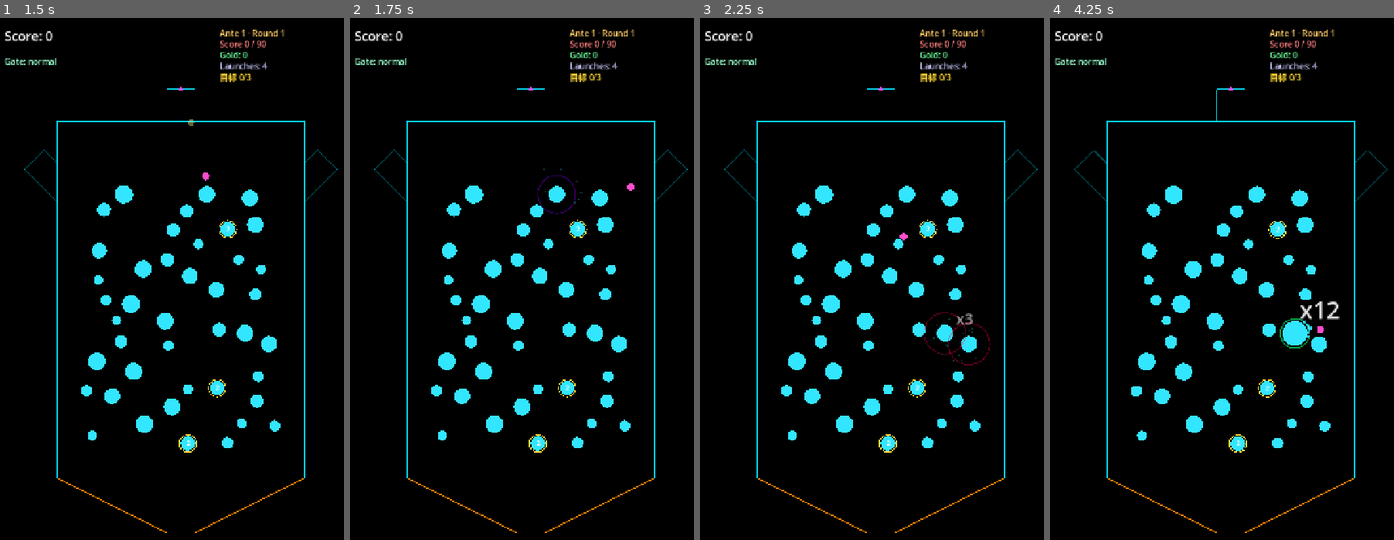
Above: before the commit, frames 1-4 (left to right).
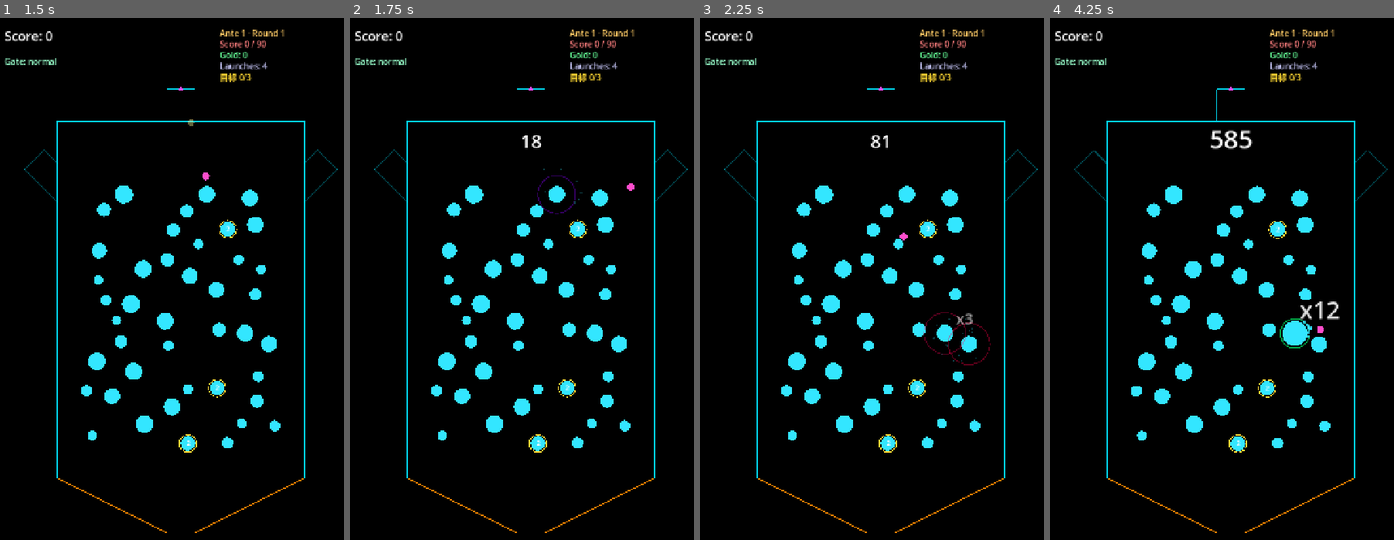
Above: after the commit, the same moments.

Repository: GencyZ/NeonPinball
Game: Godot game, scene res://scenes/main_menu.tscn
The game is run twice, just before and just after one commit, with the same random seed, the same clock (stepped at 60 frames per second) and the same inputs.
Inputs (mouse positions are in pixels of both pictures, inside the frame that each line leads up to):
- Up to frame 1 (1.5 s): click "Start Run" at 0.5 s; tap Enter at 1.25 s; move the mouse to (261, 294) at 1.27 s; hold D from 1.28 s (still down); tap Space at 1.35 s; click (261, 294) at 1.42 s
- Up to frame 2 (1.75 s): keep holding D; tap Space at 1.52 s
- Up to frame 3 (2.25 s): tap Space at 1.82 s; release D at 2 s; drag from (806, 357) to (861, 451) at 2.02 s
- Up to frame 4 (4.25 s): move the mouse to (1266, 190) at 2.77 s; hold D 2.78-3.5 s; tap Alt at 2.85 s; click (1266, 190) at 2.92 s; tap Space at 3.05 s; drag from (1211, 451) to (1118, 232) at 3.52 s

Frame 1 is identical in both runs. In frame 2, less than 0.1% of the frame differs, in the area x 50-56%, y 22-26%; in frame 3, less than 0.1%; in frame 4, 0.3%, in the area x 46-59%, y 21-26%.

Commit message:
feat: live per-launch score ticker drawn above board
Co-Authored-By: Claude Sonnet 4.6 <noreply@anthropic.com>

Diff:
--- a/game/view/board_view.gd
+++ b/game/view/board_view.gd
@@ -12,6 +12,7 @@
 const SaveSystemScript := preload("res://run/save_system.gd")
 const JuiceControllerScript := preload("res://juice/juice_controller.gd")
 const ComboScoreScript := preload("res://scoring/combo_score.gd")
+const ScoreTickerScript := preload("res://juice/score_ticker.gd")
 const RoundGoalScript := preload("res://run/round_goal.gd")
 const ALL_CLEAR_DUR := 0.5
 const SfxControllerScript := preload("res://juice/sfx_controller.gd")
@@ -55,6 +56,8 @@
 var _target_pegs: Array = []        # 跨本轮持久的目标钉 dict（含 hp/is_target）
 var _target_total_placed: int = 0   # 本轮实际生成的目标钉数（用于 HUD 计数）
 var _all_clear_ttl := 0.0           # ALL CLEAR 大字计时（由 _draw() 读取绘制；见目标钉可视化任务）
+var _score_ticker
+var _live_target := 0.0
 
 var _entry_edge: int = EntryResolver.BoardEdge.TOP
 var _entry_t: float = 0.5
@@ -79,6 +82,7 @@
 	_engine = ScoringEngine.new()
 	_score_ctx = ScoreContext.new()
 	_juice = JuiceControllerScript.new()
+	_score_ticker = ScoreTickerScript.new()
 	_sfx = SfxControllerScript.new()
 	add_child(_sfx)
 
@@ -402,6 +406,8 @@
 	_sync_hud()
 	_score_ctx.clear_for_launch()
 	_combo = 0
+	_score_ticker.reset()
+	_live_target = 0.0
 	_combo_display_ttl = 0.0
 	_rebuild_wall_segs(false)  # open active gate for new ball
 	_active_balls = [ball]
@@ -560,6 +566,9 @@
 		_combo_display_ttl -= delta
 	if _all_clear_ttl > 0.0:
 		_all_clear_ttl -= delta
+	if _has_ball:
+		_live_target = _engine.settle(_score_ctx)[0]
+	_score_ticker.update(_live_target, delta)
 	_juice.update(delta)
 	$Camera2D.offset = _juice.camera_offset()
 	Engine.time_scale = _juice.time_scale()
@@ -571,6 +580,7 @@
 		_score_ctx.add(ScoreContext.KIND_MUL_MULT, combo_x, &"combo")
 	var result := _engine.settle(_score_ctx)
 	var score: float = result[0]
+	_live_target = score
 	_juice.on_settle_combo(_last_settle_pos, score, combo_x, RunMan.launches_exhausted())
 	_sfx.play_settle()
 	_combo = 0
@@ -784,6 +794,14 @@
 		var a := _all_clear_ttl / ALL_CLEAR_DUR
 		draw_string(f2, _rect.position + Vector2(90, 430), "ALL CLEAR!",
 			HORIZONTAL_ALIGNMENT_LEFT, -1, 56, Color(1.0, 0.9, 0.3, a))
+	var sv := int(round(_score_ticker.value()))
+	if sv > 0:
+		var tf := ThemeDB.fallback_font
+		var psc: float = _score_ticker.punch_scale()
+		var fsz := int(40.0 * psc)
+		var stxt := str(sv)
+		draw_string(tf, _rect.position + Vector2(270.0 - float(stxt.length()) * float(fsz) * 0.28, 60.0),
+			stxt, HORIZONTAL_ALIGNMENT_LEFT, -1, fsz, Color(1, 1, 1))
 	_draw_walls()
 	for i in range(1, prediction_pts.size()):
 		draw_line(prediction_pts[i - 1], prediction_pts[i], Color(1, 1, 1, 0.4), 2.0)
